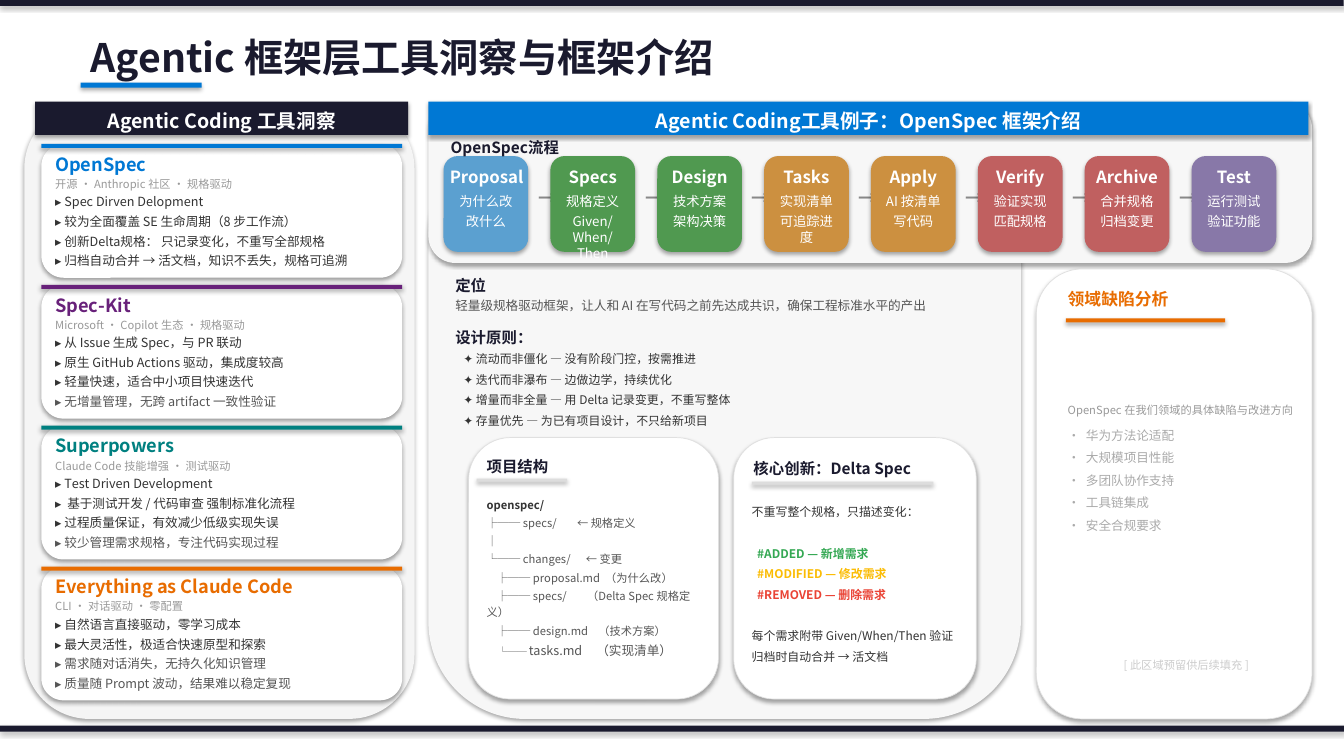
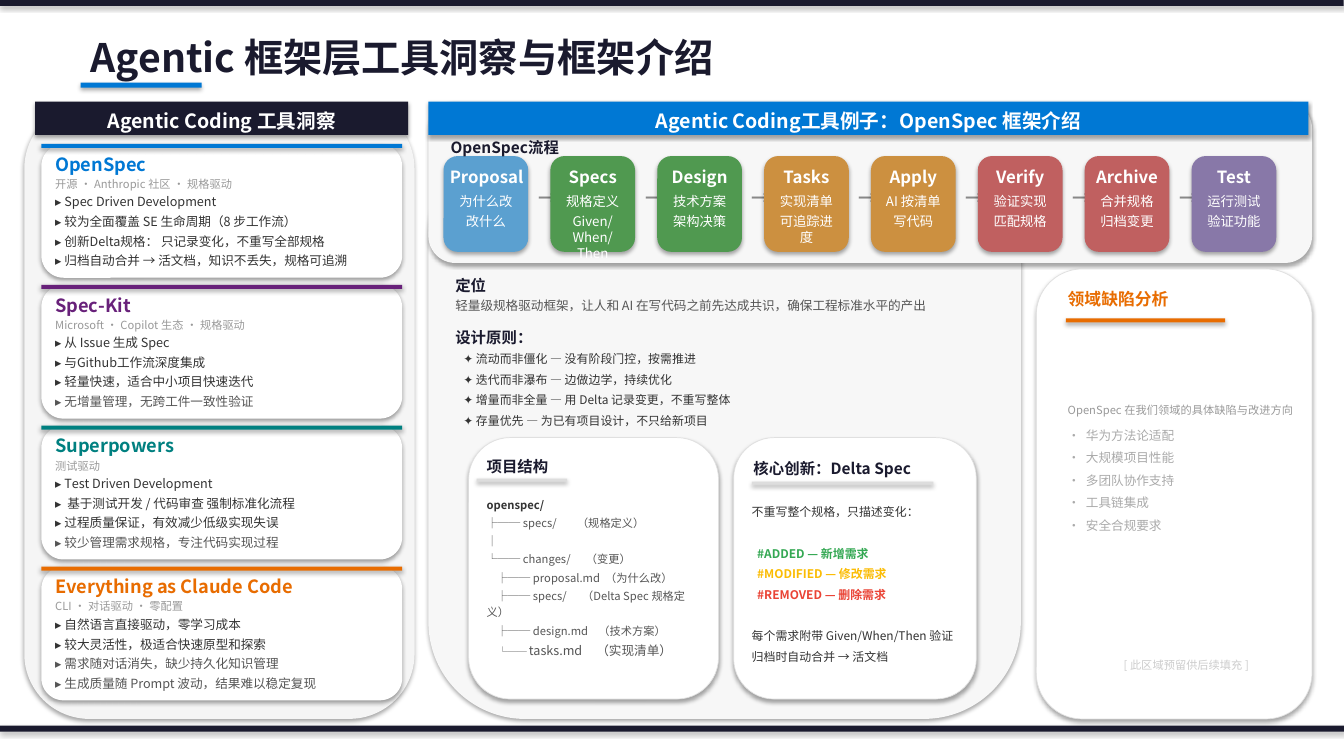
Before and after one commit to ZhifeiDou/OpenSpec_Modify, a slide deck: slide 4 of OpenSpec_技术研究汇报_精简版_update.pptx. Drawn at 1344x756 pixels with LibreOffice and Linux fonts; fonts in the diff are those of the drawing. Boxes give left, top, right and bottom in pixels: in the first picture for what was removed or moved away, otherwise in the second. Text is boxed around its words. In the diff, an @@ line names an element or a change of style, - is before the commit and + after.

```diff
--- a/OpenSpec_技术研究汇报_精简版_update.pptx
+++ b/OpenSpec_技术研究汇报_精简版_update.pptx
@@ text at bbox=[64, 196, 216, 209]: text changed @@
-▸ Spec Dirven Delopment
+▸ Spec Driven Development
@@ text at bbox=[64, 336, 253, 387]: text changed @@
-▸ 无增量管理，无跨 artifact 一致性验证
+▸ 无增量管理，无跨工件一致性验证
@@ text at bbox=[64, 336, 205, 368]: text changed @@
-▸ 从 Issue 生成 Spec，与 PR 联动
-▸ 原生 GitHub Actions 驱动，集成度较高
+▸ 从 Issue 生成 Spec
+▸ 与Github工作流深度集成
@@ text at bbox=[55, 461, 100, 471]: text changed @@
-Claude Code 技能增强 · 测试驱动
+测试驱动
@@ text at bbox=[523, 517, 644, 530]: text changed @@
-├── specs/ ← 规格定义
+├── specs/ （规格定义）
@@ text at bbox=[523, 553, 631, 566]: text changed @@
-└── changes/ ← 变更
+└── changes/ （变更）
@@ text at bbox=[64, 638, 316, 691]: text changed @@
-▸ 最大灵活性，极适合快速原型和探索
-▸ 需求随对话消失，无持久化知识管理
-▸ 质量随 Prompt 波动，结果难以稳定复现
+▸ 较大灵活性，极适合快速原型和探索
+▸ 需求随对话消失，缺少持久化知识管理
+▸ 生成质量随 Prompt 波动，结果难以稳定复现
```
Also in this commit, not shown: 5 other slides changed.
